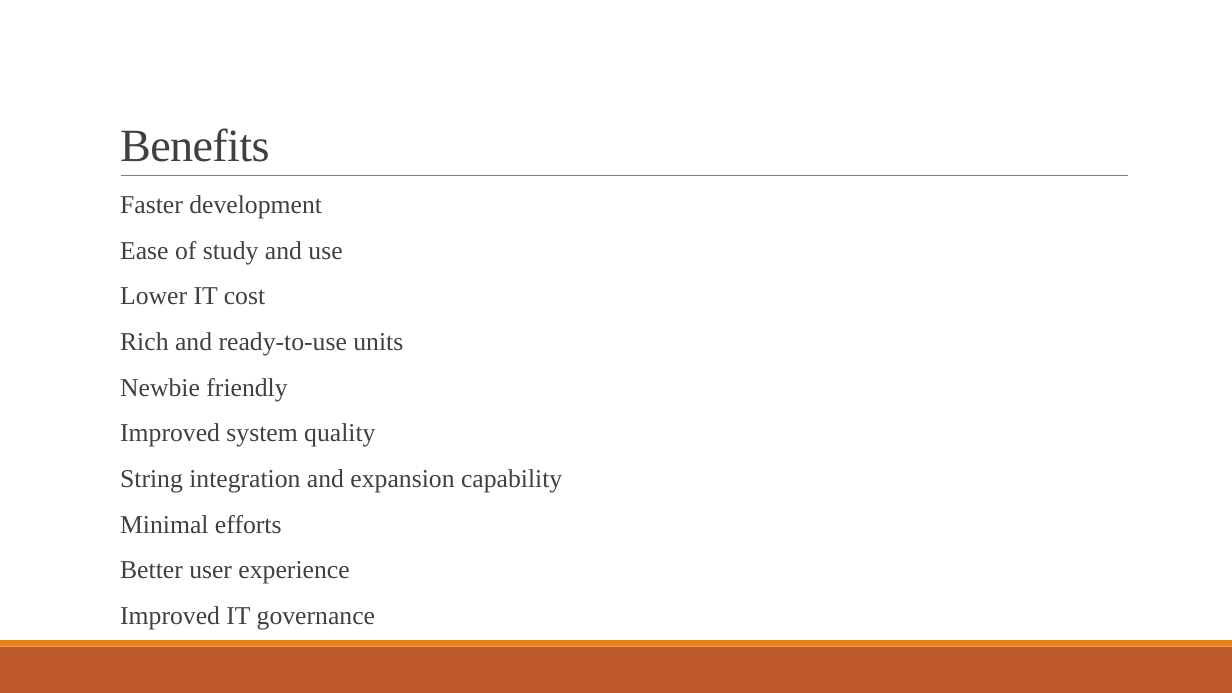
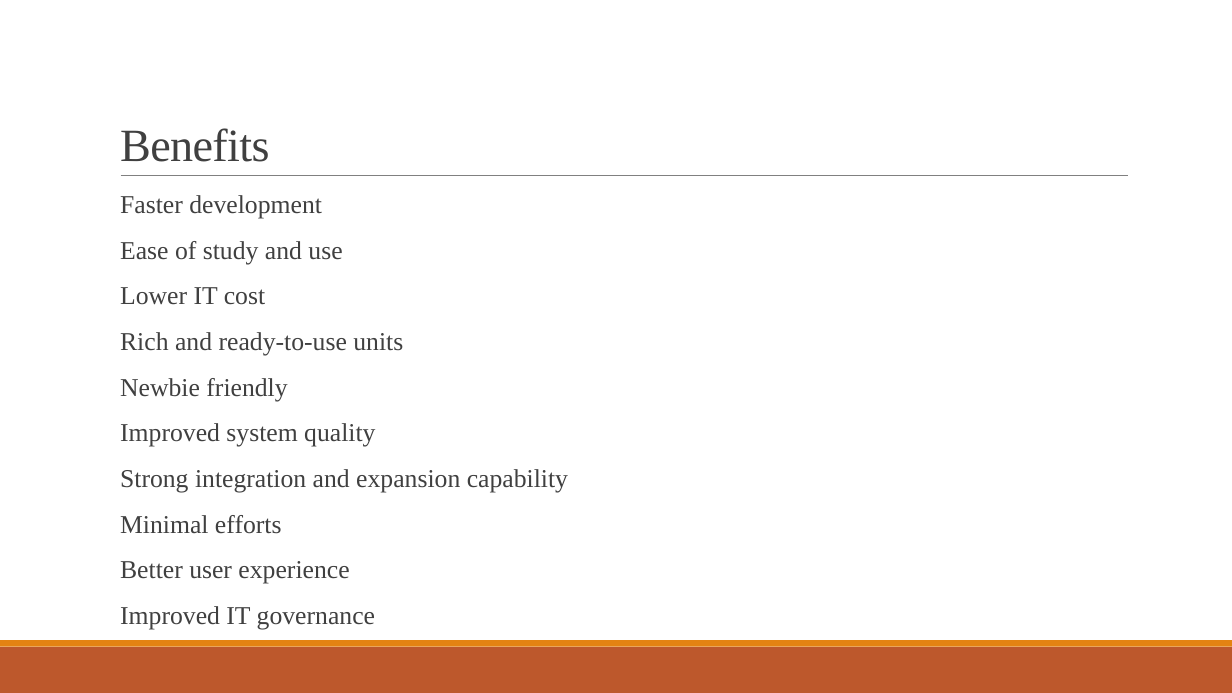
Before and after one commit to Ravishka123/Lectures_And_Talks, a slide deck: slide 11 of No-Code_Low-Code Development/No-Code_Low-Code Development.pptx. Drawn at 1232x693 pixels with LibreOffice and Linux fonts; fonts in the diff are those of the drawing. Boxes give left, top, right and bottom in pixels: in the first picture for what was removed or moved away, otherwise in the second. Text is boxed around its words. In the diff, an @@ line names an element or a change of style, - is before the commit and + after.

```diff
--- a/No-Code_Low-Code Development/No-Code_Low-Code Development.pptx
+++ b/No-Code_Low-Code Development/No-Code_Low-Code Development.pptx
@@ text at (120, 469, 568, 493): text changed @@
-  String integration and expansion capability
+  Strong integration and expansion capability
```
Also in this commit, not shown: 2 other slides changed, 1 other file.
